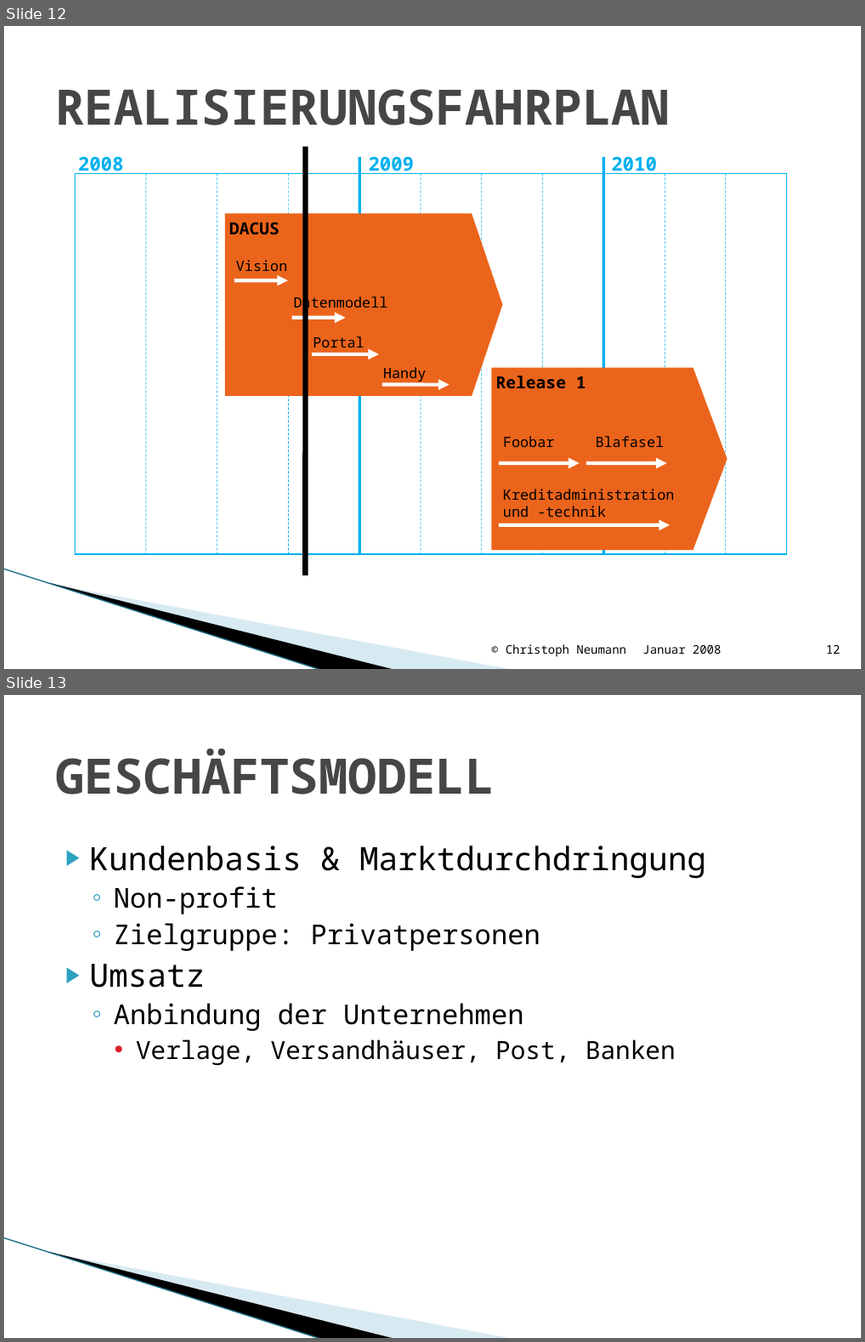
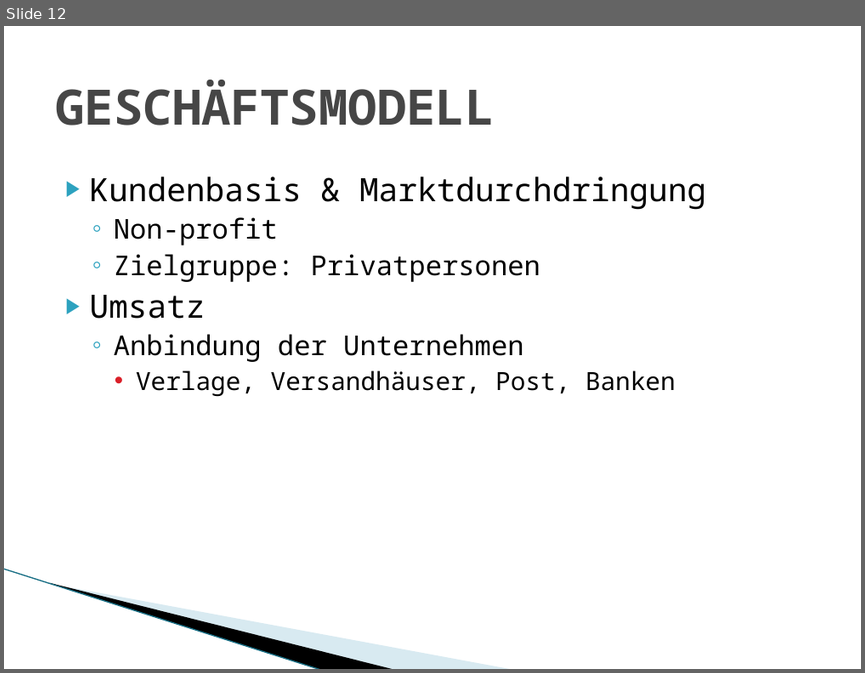
Before and after one commit to cpnatwork/deus_proj, a slide deck: 09_Arbeitsdokumente/DACUS - Executive Summary.pptx. Shown one above the other, each under a label of ours: slides 12 and 13 before the commit, slide 12 after it. The pictures are 865x1342 and 865x673 pixels, drawn with LibreOffice and Linux fonts; fonts in the diff are those of the drawing; background and template pictures are left out. Boxes give left, top, right and bottom in pixels: in the first picture for what was removed or moved away, otherwise in the second. Text is boxed around its words. In the diff, an @@ line names an element or a change of style, - is before the commit and + after.

```diff
--- a/09_Arbeitsdokumente/DACUS - Executive Summary.pptx
+++ b/09_Arbeitsdokumente/DACUS - Executive Summary.pptx
@@ slide 12 removed at [4, 26, 861, 669], background #FFFFFF; not listed: 3 template elements that a slide beside it also shows @@
@@ title removed at [55, 89, 670, 125] @@
-REALISIERUNGSFAHRPLAN
@@ line removed from (306, 575) to (306, 147) @@
@@ rectangle removed at [75, 173, 787, 554] @@
@@ text removed at [78, 156, 124, 174] @@
-2008
@@ line removed from (146, 173) to (146, 554) @@
@@ line removed from (217, 173) to (217, 554) @@
@@ line removed from (289, 173) to (289, 554) @@
@@ line removed from (359, 157) to (359, 554) @@
@@ text removed at [369, 156, 415, 174] @@
-2009
@@ line removed from (420, 173) to (420, 554) @@
@@ line removed from (481, 173) to (481, 554) @@
@@ line removed from (542, 173) to (542, 554) @@
@@ line removed from (604, 157) to (604, 554) @@
@@ text removed at [611, 156, 657, 174] @@
-2010
@@ line removed from (664, 173) to (664, 554) @@
@@ line removed from (726, 173) to (726, 554) @@
@@ pentagon arrow removed at [225, 214, 503, 396] @@
-DACUS
@@ pentagon arrow removed at [232, 247, 355, 284] @@
-Vision
@@ arrow removed from (234, 280) to (288, 280) @@
@@ pentagon arrow removed at [290, 284, 413, 321] @@
-Datenmodell
@@ arrow removed from (292, 318) to (345, 318) @@
@@ pentagon arrow removed at [308, 324, 445, 361] @@
-Portal
@@ arrow removed from (312, 354) to (378, 354) @@
@@ pentagon arrow removed at [378, 354, 516, 391] @@
-Handy
@@ arrow removed from (382, 384) to (449, 384) @@
@@ group removed at [492, 367, 727, 550]: 3 pentagon arrows, 3 arrows, 1 chevron @@
-Release 1
-Foobar
-Blafasel
-Kreditadministration
-und -technik
@@ text removed at [506, 644, 626, 657] @@
-© Christoph Neumann
@@ text removed at [642, 645, 721, 653] @@
-Januar 2008
@@ page number removed at [826, 645, 840, 653] @@
-12
@@ what was slide 13 is now slide 12 @@
```
Also in this commit, not shown: 1 other file.
